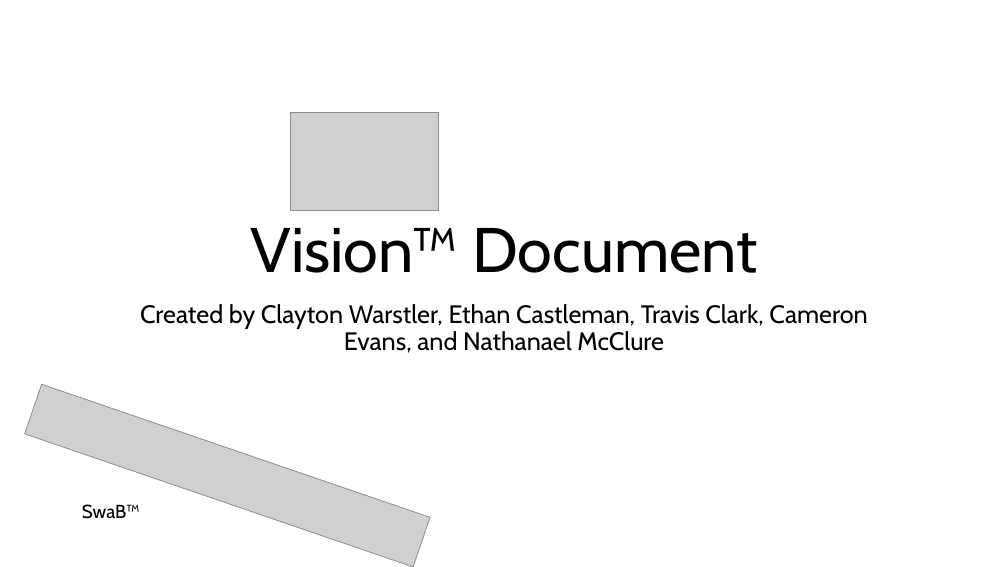
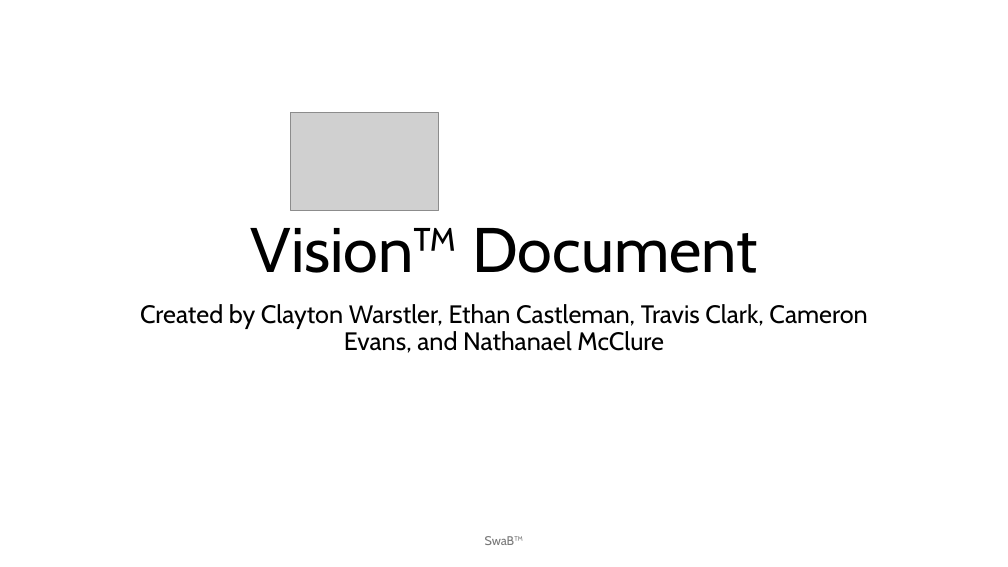
Before and after one commit to cwarstler24/NextGenTeamBlue, a slide deck: slide 2 of Documentation/Vision Document PowerPoint.pptx (slide 1 before the commit). Drawn at 1008x567 pixels with LibreOffice and Linux fonts; fonts in the diff are those of the drawing; grey boxes stand for pictures. Boxes give left, top, right and bottom in pixels: in the first picture for what was removed or moved away, otherwise in the second. Text is boxed around its words. In the diff, an @@ line names an element or a change of style, - is before the commit and + after.

```diff
--- a/Documentation/Vision Document PowerPoint.pptx
+++ b/Documentation/Vision Document PowerPoint.pptx
@@ picture removed at [25,384,430,566] @@
@@ text "SwaB™": place and size @@
-text "SwaB™" at [82,504,140,519]
+text "SwaB™" at [485,536,524,545]
@@ text "SwaB™" at [485,536,524,545]: size 18 to 12 pt, text colour #000000 to #797979; alignment left to centre; vertical alignment top to middle @@
```
Also in this commit, not shown: 12 other slides changed, 5 slides added, 1 slide removed, 2 other files.
